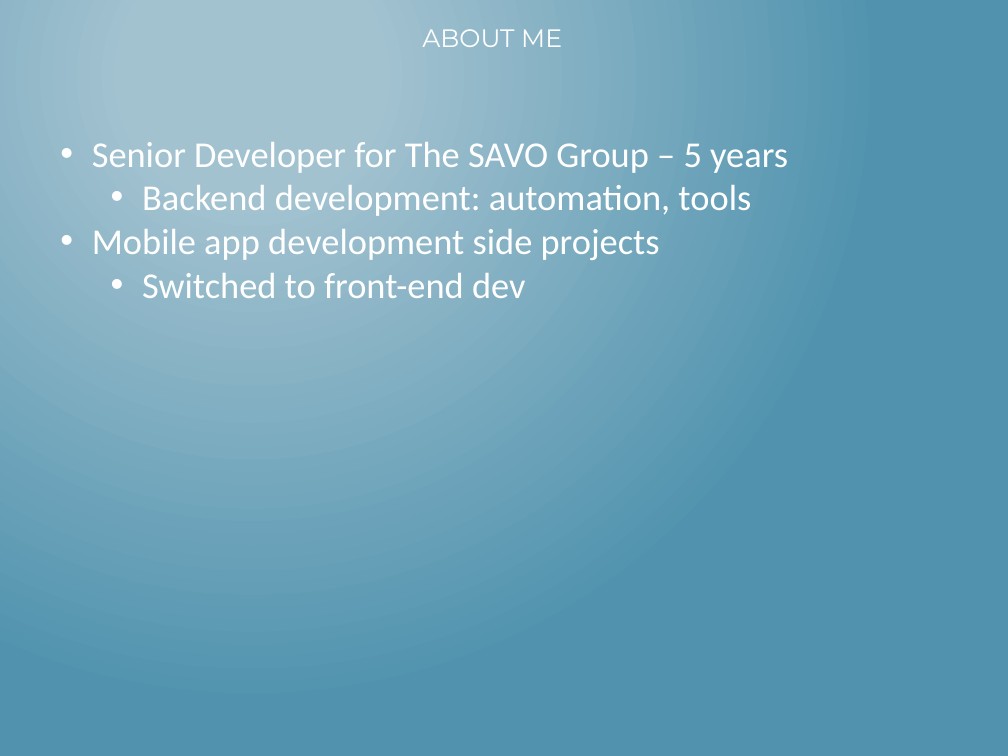
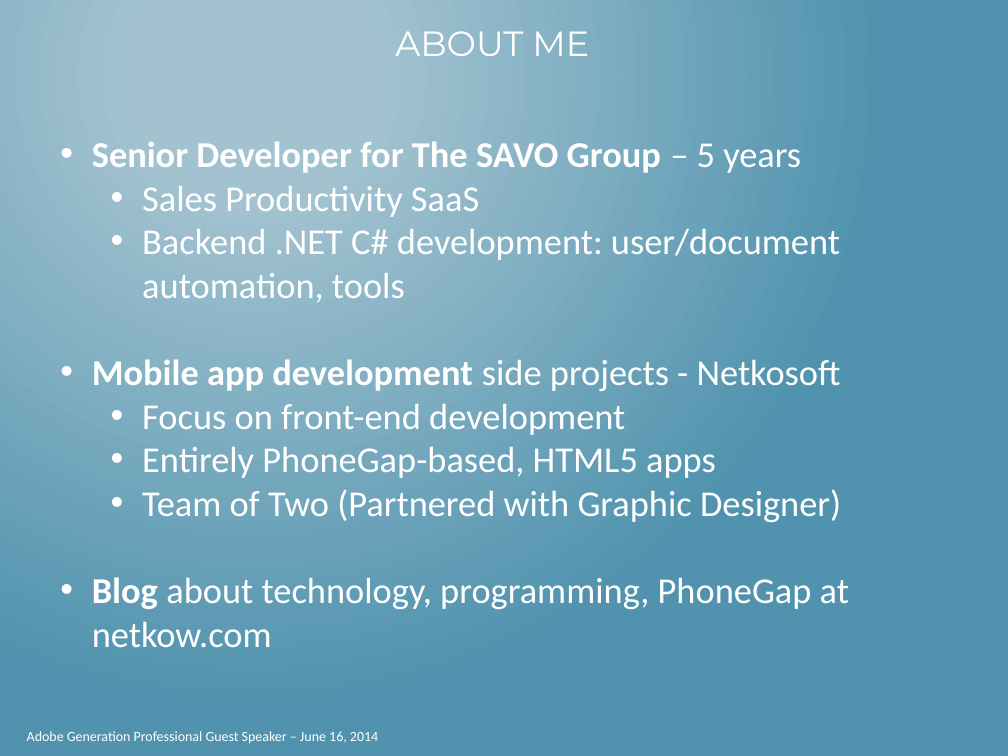
Before and after one commit to dotNetkow/Presentations, a slide deck: slide 2 of Adobe PhoneGap Build course - 6.16.14/Matt Netkow - AGP Guest Speaker - App Design.pptx. Drawn at 1008x756 pixels with LibreOffice and Linux fonts; fonts in the diff are those of the drawing. Boxes give left, top, right and bottom in pixels: in the first picture for what was removed or moved away, otherwise in the second. Text is boxed around its words. In the diff, an @@ line names an element or a change of style, - is before the commit and + after.

Commit message:
Finished Adobe presentation

```diff
--- a/Adobe PhoneGap Build course - 6.16.14/Matt Netkow - AGP Guest Speaker - App Design.pptx
+++ b/Adobe PhoneGap Build course - 6.16.14/Matt Netkow - AGP Guest Speaker - App Design.pptx
@@ title "ABOUT ME" at (x1=395, y1=31, x2=589, y2=56): size 18 to 25 pt @@
@@ text at (x1=92, y1=141, x2=801, y2=173): bold on in "Senior Developer for The SAVO Group" @@
@@ text at (x1=92, y1=186, x2=849, y2=647): text changed @@
-  • Backend development: automation, tools
-• Mobile app development side projects
-  • Switched to front-end dev
+  • Sales Productivity SaaS
+  • Backend .NET C# development: user/document automation, tools
+• Mobile app development side projects - Netkosoft
+  • Focus on front-end development
+  • Entirely PhoneGap-based, HTML5 apps
+  • Team of Two (Partnered with Graphic Designer)
+• Blog about technology, programming, PhoneGap at netkow.com
@@ text added at (x1=27, y1=731, x2=378, y2=744), 10 pt, text #FFFFFF @@
+Adobe Generation Professional Guest Speaker – June 16, 2014
```
Also in this commit, not shown: 2 other slides changed, 6 slides added, 1 slide removed.
